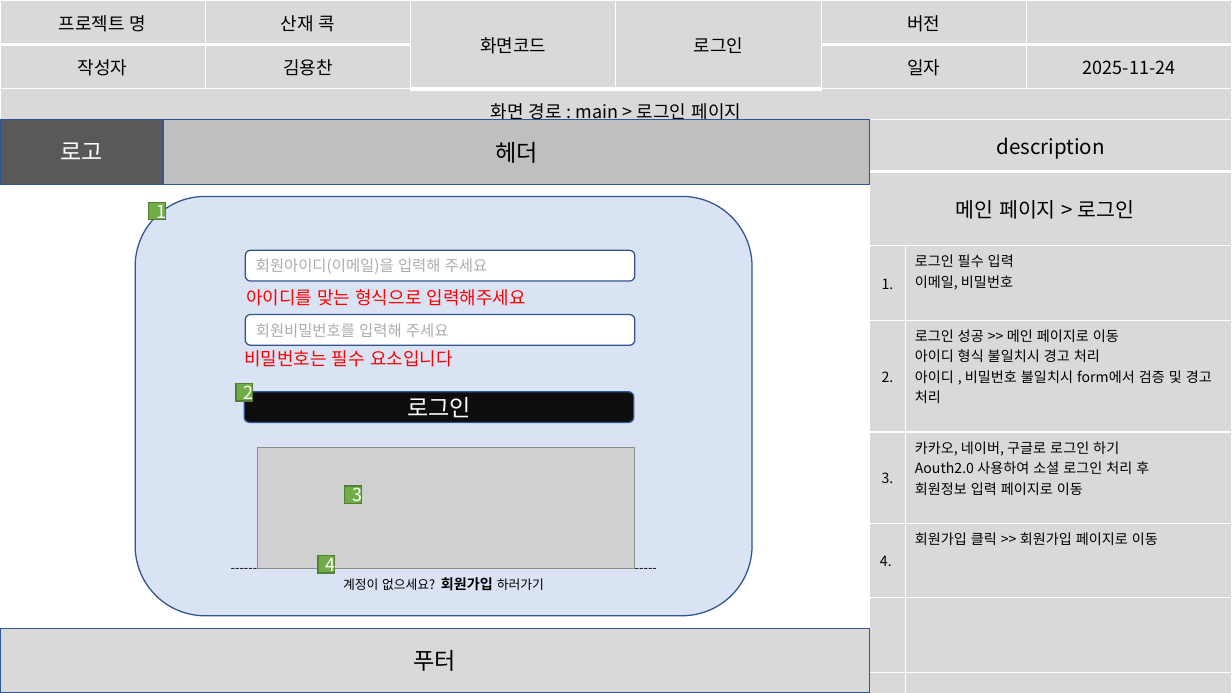
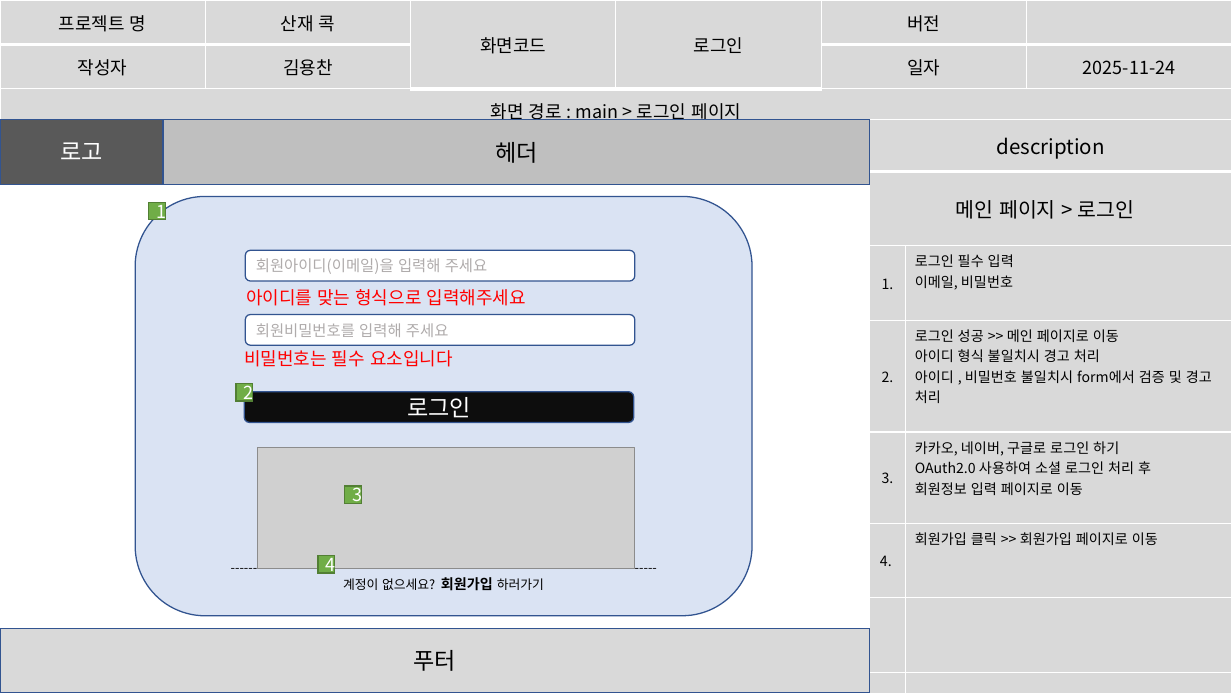
Before and after one commit to imyongchan/source, a slide deck: slide 14 of 최종 기획/스토리보드-수정.pptx. Drawn at 1232x693 pixels with LibreOffice and Linux fonts; fonts in the diff are those of the drawing; grey boxes stand for pictures. Boxes give left, top, right and bottom in pixels: in the first picture for what was removed or moved away, otherwise in the second. Text is boxed around its words. In the diff, an @@ line names an element or a change of style, - is before the commit and + after.

```diff
--- a/최종 기획/스토리보드-수정.pptx
+++ b/최종 기획/스토리보드-수정.pptx
@@ table at (870, 119, 1232, 693) @@
-row 5, column 2: 카카오, 네이버, 구글로 로그인 하기 / Aouth2.0 사용하여 소셜 로그인 처리 후 / 회원정보 입력 페이지로 이동
+row 5, column 2: 카카오, 네이버, 구글로 로그인 하기 / OAuth2.0 사용하여 소셜 로그인 처리 후 / 회원정보 입력 페이지로 이동
```
Also in this commit, not shown: 5 other slides changed.
